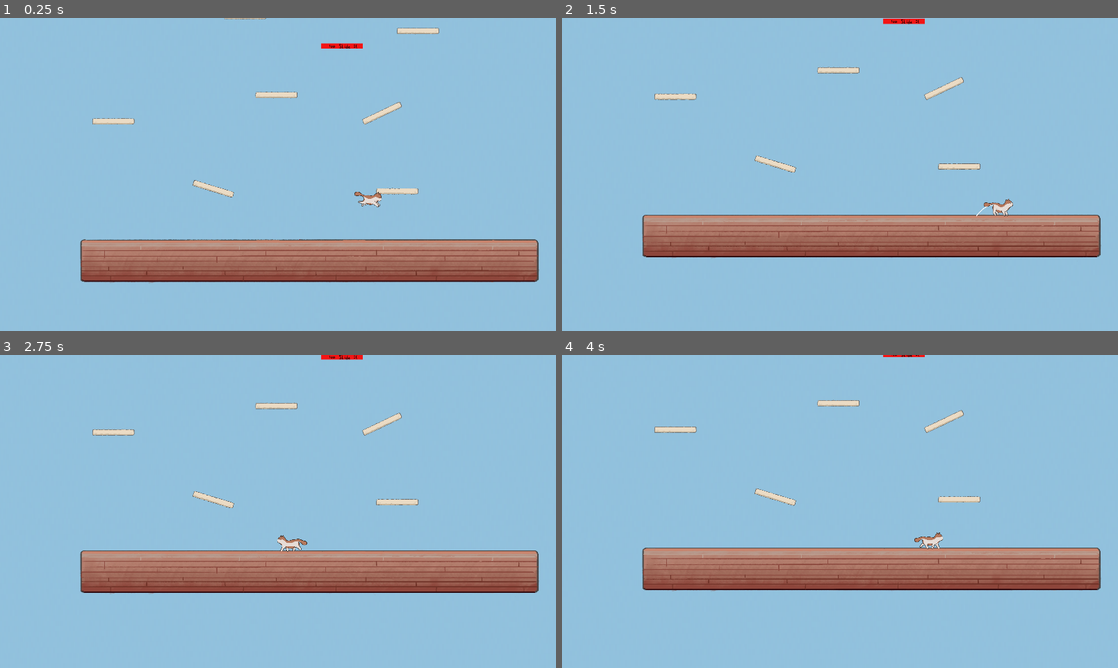
Above: before the commit, frames 1-4 (two rows, left to right).
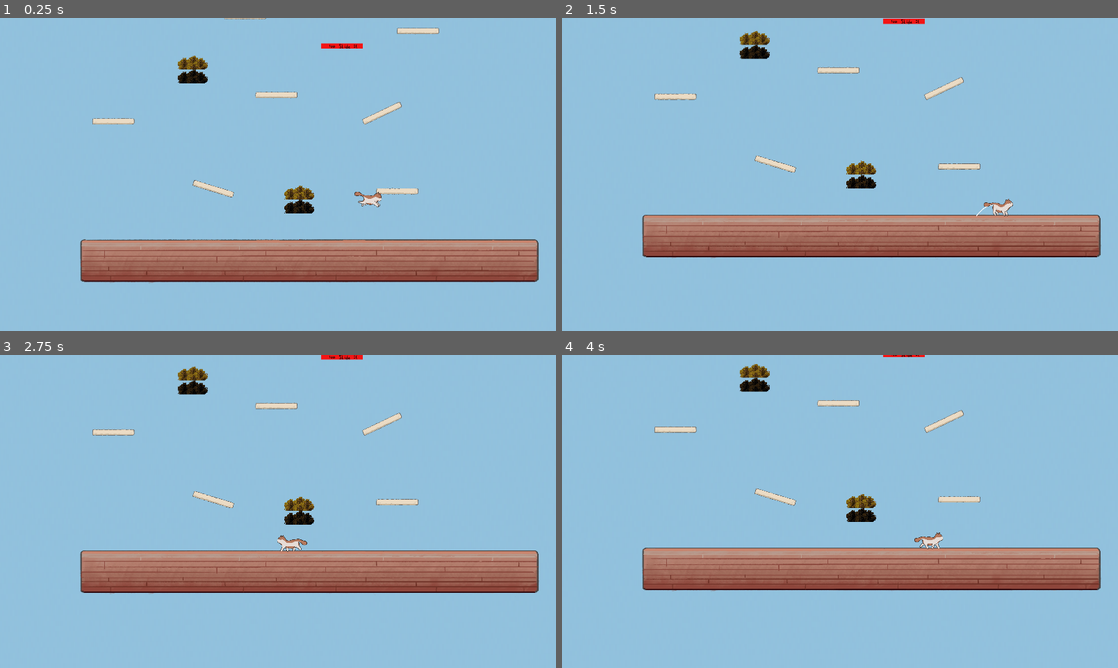
Above: after the commit, the same moments.

Repository: speedacm/Game-Dev-Catformer
Game: Godot game, scene res://Scenes/main.tscn
The game is run twice, just before and just after one commit, with the same random seed, the same clock (stepped at 60 frames per second) and the same inputs.
Inputs (mouse positions are in pixels of both pictures, inside the frame that each line leads up to):
- Up to frame 1 (0.25 s): no input
- Up to frame 2 (1.5 s): move the mouse to (962, 158) at 0.52 s; press the mouse at (962, 158) at 0.53 s; hold Right (ui_right) 0.53-1.25 s; tap C (c) at 0.8 s; release the mouse at (962, 158) at 1.25 s; drag from (728, 190) to (812, 237) at 1.27 s
- Up to frame 3 (2.75 s): move the mouse to (333, 442) at 2.02 s; hold Left (ui_left) from 2.03 s (still down); hold E (hold, bound only after the commit) from 2.03 s (still down); click (333, 442) at 2.3 s
- Up to frame 4 (4 s): release Left (ui_left) at 2.75 s; release E (hold, bound only after the commit) at 2.75 s; drag from (812, 574) to (673, 464) at 2.77 s; move the mouse to (1006, 558) at 3.52 s; hold Right (ui_right) from 3.53 s (still down); hold E (hold, bound only after the commit) from 3.53 s (still down); tap C (c) at 3.6 s

The runs differ from the first frame. In frame 1, 0.7% of the frame differs, in the area x 31-57%, y 12-63%; in frame 2, 0.7%; in frame 3, 0.7%, in the area x 31-57%, y 3-55%; in frame 4, 0.7%.

Commit message:
Scratchpad (#25)
* this sucks

* change

* added scratchpad

finally lol

---------

Co-authored-by: Luke Werner <129887980+LukeWerner@users.noreply.github.com>

Diff:
--- a/Scenes/map.tscn
+++ b/Scenes/map.tscn
@@ -1,11 +1,12 @@
-[gd_scene load_steps=7 format=3 uid="uid://bv5iafq5y71bk"]
+[gd_scene load_steps=8 format=3 uid="uid://bv5iafq5y71bk"]
 
-[ext_resource type="Texture2D" uid="uid://csuna2w26p5cy" path="res://Asset_Pack/First_Level_pt2.png" id="2_fpjj3"]
+[ext_resource type="Texture2D" uid="uid://d2tuppjsfjlqx" path="res://Asset_Pack/First_Level_pt2.png" id="2_fpjj3"]
 [ext_resource type="PackedScene" uid="uid://cxuchcpo4q2cs" path="res://Scenes/platform.tscn" id="2_kcbli"]
-[ext_resource type="Texture2D" uid="uid://12vtbuemib6i" path="res://Asset_Pack/statics/Screenshot 2023-10-04 at 6.39.47 PM.png" id="2_wne3f"]
+[ext_resource type="Texture2D" uid="uid://c2kfms1wh23nx" path="res://Asset_Pack/statics/Screenshot 2023-10-04 at 6.39.47 PM.png" id="2_wne3f"]
 [ext_resource type="PackedScene" uid="uid://cnjh6epg3xgit" path="res://Scenes/floor.tscn" id="3_7brpr"]
 [ext_resource type="PackedScene" uid="uid://bm31x1j2fs4a1" path="res://Scenes/lowfric.tscn" id="5_q510l"]
 [ext_resource type="PackedScene" uid="uid://d4a8g3n7wphyr" path="res://Scenes/highfric.tscn" id="6_hdb2k"]
+[ext_resource type="PackedScene" uid="uid://h32gt51wlunb" path="res://Scenes/scratch_pad.tscn" id="7_mxtyo"]
 
 [node name="Level1" type="Node2D"]
 
@@ -87,3 +88,9 @@
 
 [node name="platform18" parent="." instance=ExtResource("6_hdb2k")]
 position = Vector2(997, -302)
+
+[node name="Scratch Pad" parent="." instance=ExtResource("7_mxtyo")]
+position = Vector2(699, 757)
+
+[node name="Scratch Pad2" parent="." instance=ExtResource("7_mxtyo")]
+position = Vector2(-37, -141)
--- /dev/null
+++ b/Scenes/scratch_pad.tscn
@@ -0,0 +1,20 @@
+[gd_scene load_steps=4 format=3 uid="uid://h32gt51wlunb"]
+
+[ext_resource type="Script" path="res://scratch_pad.gd" id="1_8ippc"]
+[ext_resource type="Texture2D" uid="uid://ctet6qdxw2ee3" path="res://Asset_Pack/brush.png" id="2_5yck5"]
+
+[sub_resource type="RectangleShape2D" id="RectangleShape2D_roi12"]
+size = Vector2(186, 188)
+
+[node name="Scratch Pad" type="Area2D"]
+script = ExtResource("1_8ippc")
+
+[node name="CollisionShape2D" type="CollisionShape2D" parent="."]
+shape = SubResource("RectangleShape2D_roi12")
+
+[node name="Sprite2D" type="Sprite2D" parent="."]
+position = Vector2(1, 0)
+texture = ExtResource("2_5yck5")
+
+[connection signal="body_entered" from="." to="." method="_on_body_entered"]
+[connection signal="body_exited" from="." to="." method="_on_body_exited"]
--- a/Scripts/dragline.gd
+++ b/Scripts/dragline.gd
@@ -10,7 +10,7 @@
 # @export var vel_max_modifer := 30
 
 func _input(event: InputEvent) -> void:
-	if player.is_on_floor():
+	if player.is_on_floor() || player.canwalljump == true:
 		if Input.is_action_just_pressed("Click"):
 			jump_attempt = true
 			show()
--- a/Scripts/kineplayer.gd
+++ b/Scripts/kineplayer.gd
@@ -10,6 +10,10 @@
 var facing = ''
 # Get the gravity from the project settings to be synced with RigidBody nodes.
 var gravity = ProjectSettings.get_setting("physics/2d/default_gravity")
+var canhold = false
+var canwalljump = false
+var exiting = false
+#get_node(preload("res://Scenes/scratch_pad.tscn").connect("wall_contact",self,"_on_wall_entered")
 
 
 func _physics_process(delta):
@@ -33,6 +37,17 @@
 		position.y = 485
 		position.x = 544
 
+	if Input.is_action_pressed("hold") && canhold == true:
+		if Input.is_action_just_released("Click"):
+			canhold = false
+		else:
+			velocity = Vector2(0,30)
+		move_and_slide()
+		pass
+
+#func _on_wall_entered():
+
+
 
 	#Animations
 	#Flip Sprite when changing direction
@@ -53,7 +68,7 @@
 			if (draglinedif.x<0): $Sprite2D.flip_h = true
 		else: $AnimationPlayer.play("Idle") #Play Idle if no velocity
 
-		#Rotate Sprite2D on slopes
+		#Rotate Sprite2D on slopesee
 		var normal: Vector2 = get_floor_normal()
 		var offset: float = deg_to_rad(90)
 		if ($SlopeDetector.is_colliding()):
@@ -72,3 +87,13 @@
 func resetSprite():
 	$Sprite2D.rotation = 0
 	$Sprite2D.position.y = -22
+
+
+func _on_wallcontact():
+		canhold = true
+		canwalljump = true
+
+
+func _on_wallexit():
+	canhold = false
+	canwalljump = true
--- a/project.godot
+++ b/project.godot
@@ -34,6 +34,11 @@
 "events": [Object(InputEventKey,"resource_local_to_scene":false,"resource_name":"","device":-1,"window_id":0,"alt_pressed":false,"shift_pressed":false,"ctrl_pressed":false,"meta_pressed":false,"pressed":false,"keycode":0,"physical_keycode":67,"key_label":0,"unicode":99,"echo":false,"script":null)
 ]
 }
+hold={
+"deadzone": 0.5,
+"events": [Object(InputEventKey,"resource_local_to_scene":false,"resource_name":"","device":-1,"window_id":0,"alt_pressed":false,"shift_pressed":false,"ctrl_pressed":false,"meta_pressed":false,"pressed":false,"keycode":0,"physical_keycode":69,"key_label":0,"unicode":101,"echo":false,"script":null)
+]
+}
 
 [physics]
 
--- /dev/null
+++ b/scratch_pad.gd
@@ -0,0 +1,24 @@
+extends Area2D
+signal wallcontact()
+signal wallexit()
+
+# Called when the node enters the scene tree for the first time.
+func _ready():
+	pass # Replace with function body.
+
+
+# Called every frame. 'delta' is the elapsed time since the previous frame.
+func _process(delta):
+	pass
+
+
+func _on_body_entered(body):
+	if body != null && !is_connected("wallcontact", body._on_wallcontact):
+		connect("wallcontact",body._on_wallcontact)
+	emit_signal("wallcontact")
+
+
+func _on_body_exited(body):
+	if body != null && !is_connected("wallexit", body._on_wallexit):
+		connect("wallexit", body._on_wallexit)
+	emit_signal("wallexit")
Not shown: 1 places in Scenes/kineplayer.tscn that only renumber resources
Not shown: 1 places in Scenes/platform.tscn that only renumber resources
Empty file added: scratchpad.gd
